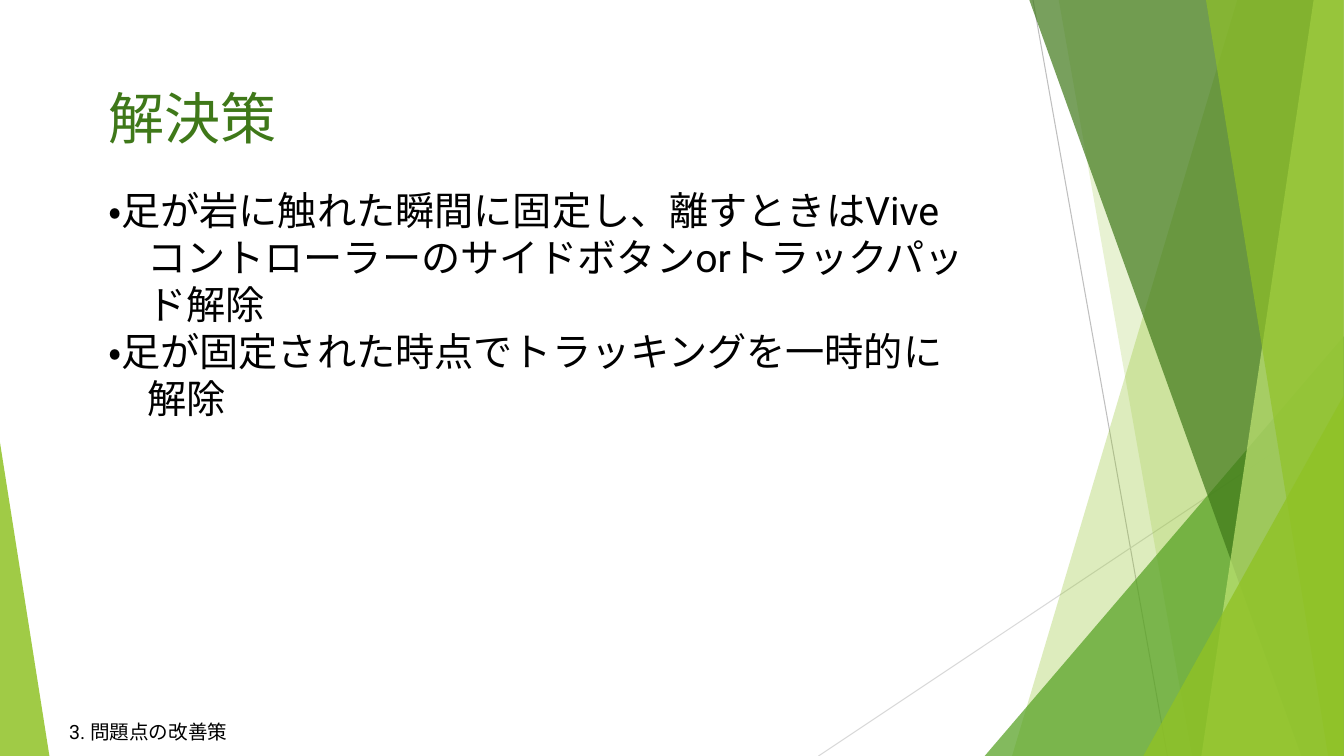
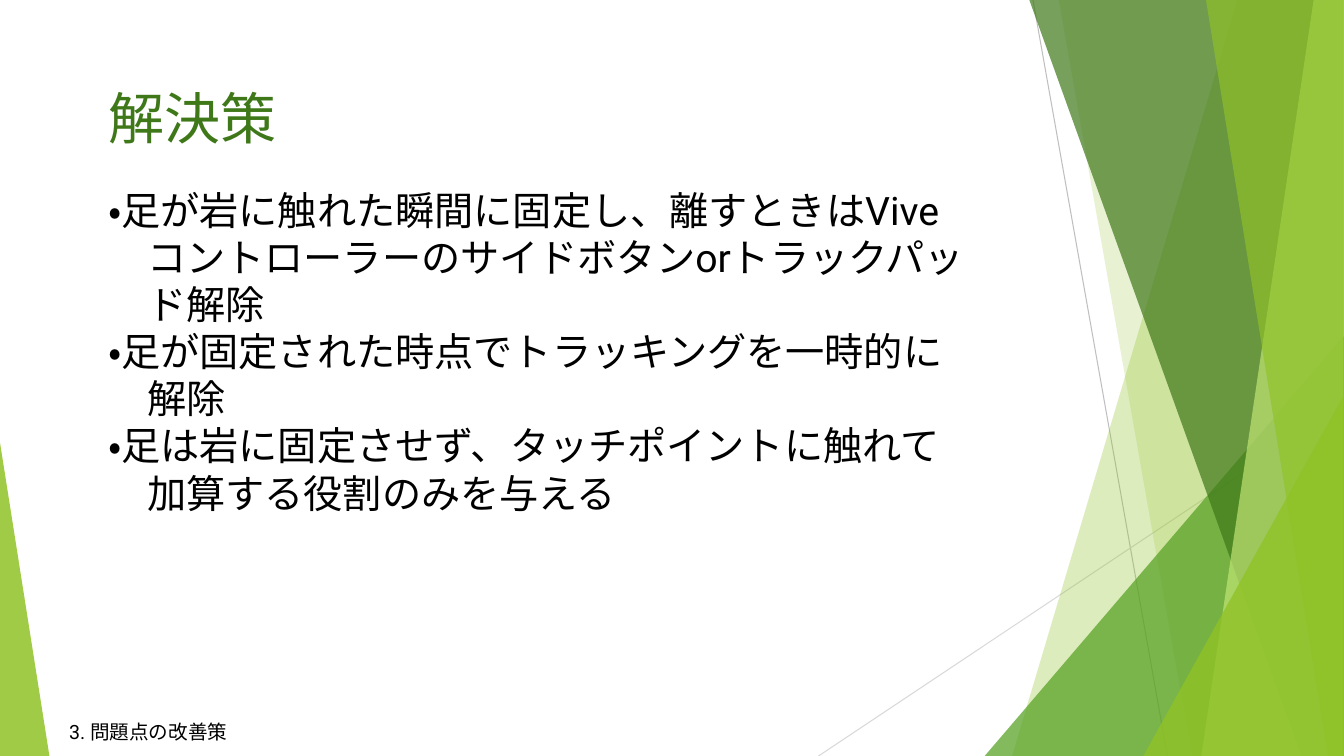
Before and after one commit to UnitySeminarAGroup/Unity_Seminar_A_Group, a slide deck: slide 8 of Unityゼミテーマ用プレゼン.pptx. Drawn at 1344x756 pixels with LibreOffice and Linux fonts; fonts in the diff are those of the drawing. Boxes give left, top, right and bottom in pixels: in the first picture for what was removed or moved away, otherwise in the second. Text is boxed around its words. In the diff, an @@ line names an element or a change of style, - is before the commit and + after.

Commit message:
presen
修正

```diff
--- a/Unityゼミテーマ用プレゼン.pptx
+++ b/Unityゼミテーマ用プレゼン.pptx
@@ text at (108,426,939,511): paragraphs added @@
+・足は岩に固定させず、タッチポイントに触れて
+加算する役割のみを与える
```
